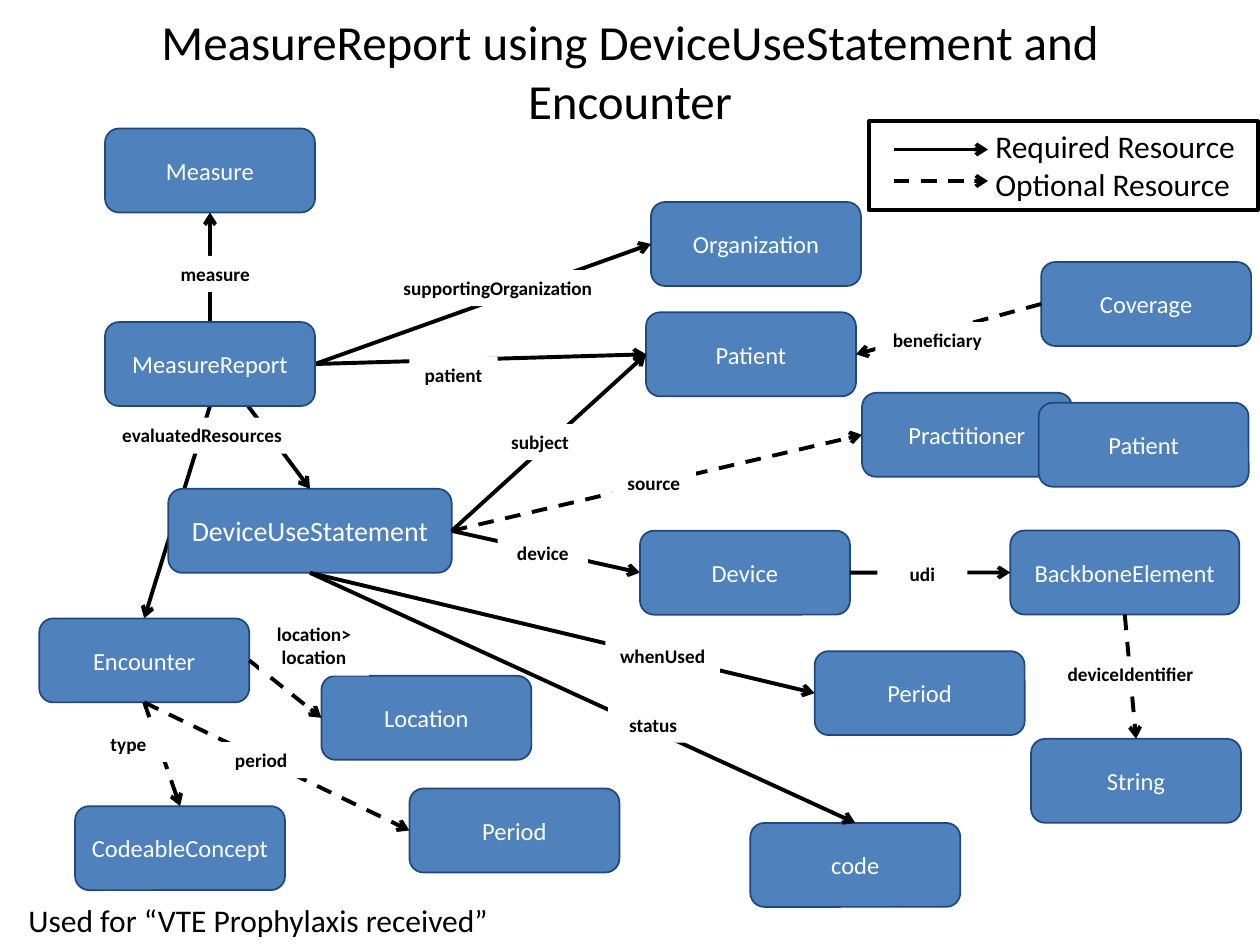
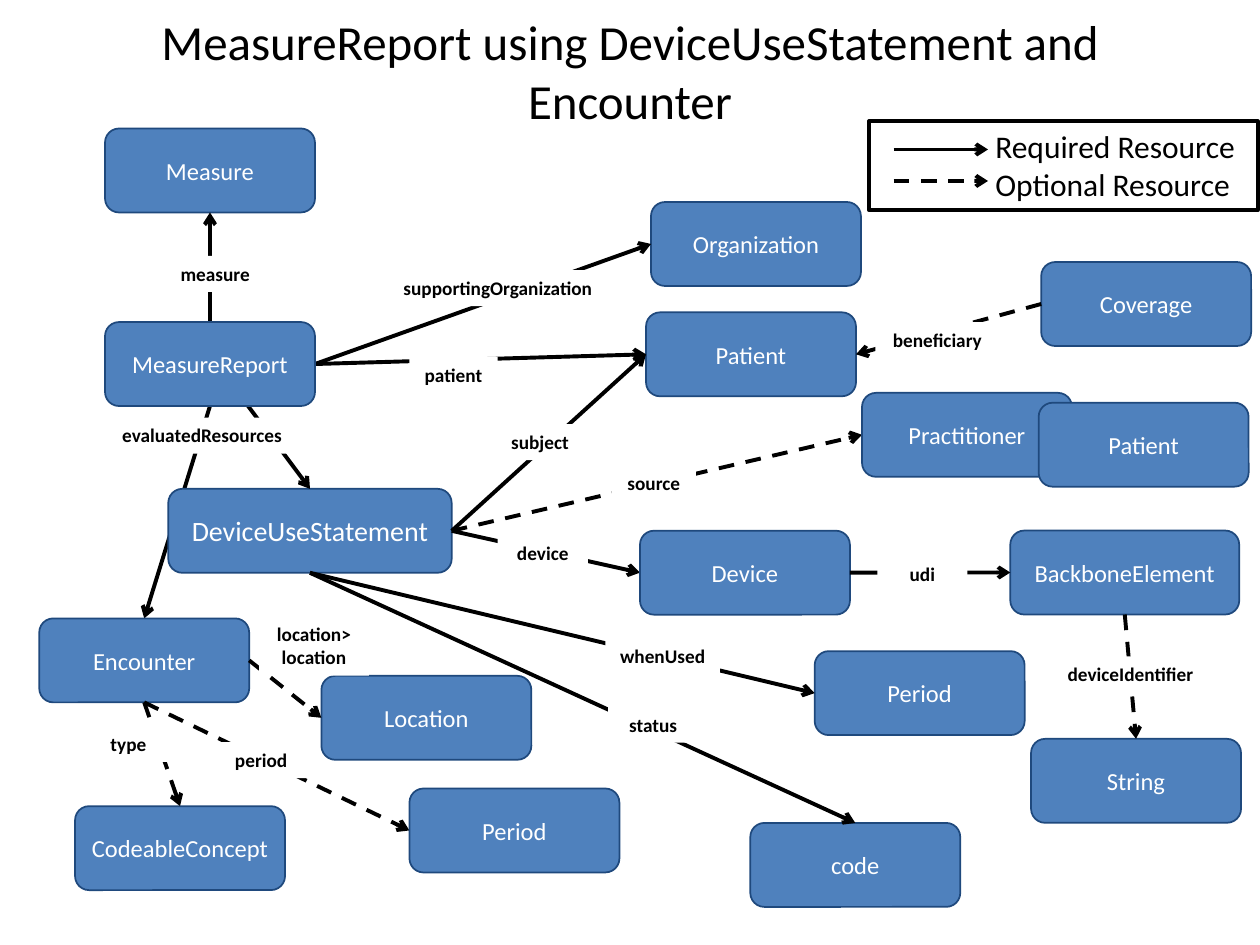
Before and after one commit to HL7/davinci-deqm, a slide deck: slide 6 of source/pages/assets/images/source/DEQM Resource Diagram - VTE.pptx. Drawn at 1260x945 pixels with LibreOffice and Linux fonts; fonts in the diff are those of the drawing. Boxes give left, top, right and bottom in pixels: in the first picture for what was removed or moved away, otherwise in the second. Text is boxed around its words. In the diff, an @@ line names an element or a change of style, - is before the commit and + after.

```diff
--- a/source/pages/assets/images/source/DEQM Resource Diagram - VTE.pptx
+++ b/source/pages/assets/images/source/DEQM Resource Diagram - VTE.pptx
@@ text removed at <box>28,909,488,937</box> @@
-Used for “VTE Prophylaxis received”
```
Also in this commit, not shown: 5 other slides changed, 9 other files.
